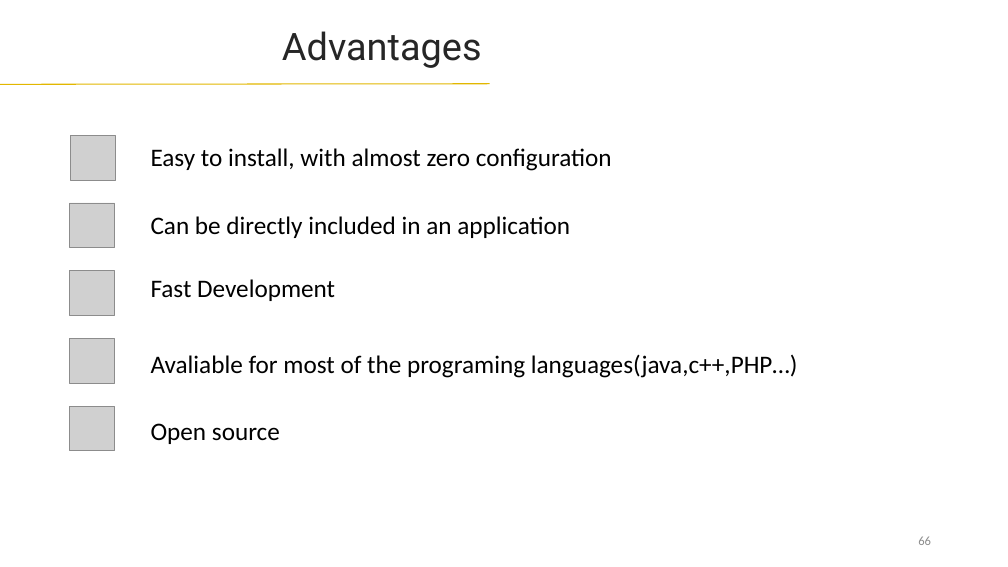
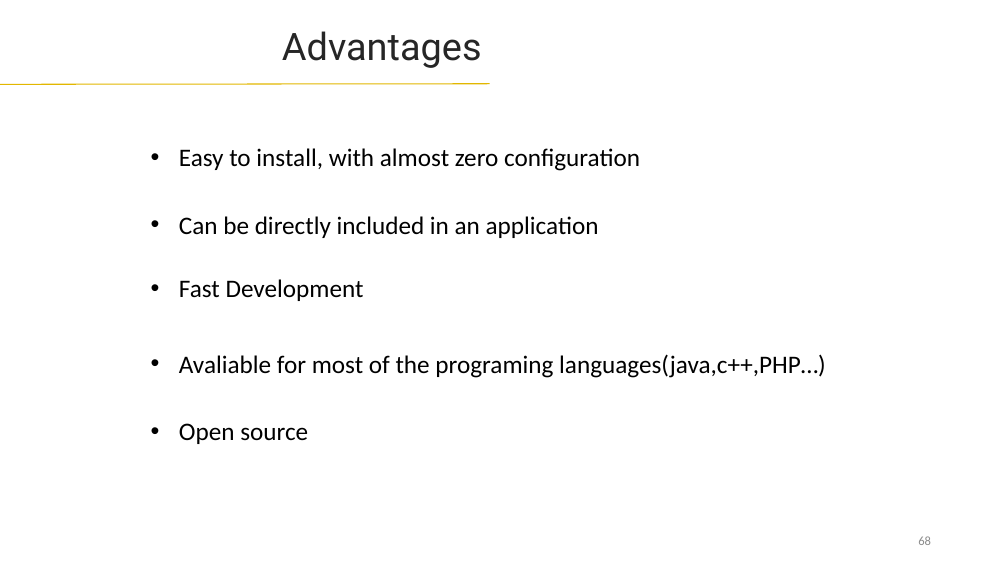
Before and after one commit to lahcenrahlaoui/Wingardium_Leviosaaaa, a slide deck: slide 68 of Presentation-projet-SQLite (1) - Copy.pptx (slide 66 before the commit). Drawn at 1008x567 pixels with LibreOffice and Linux fonts; fonts in the diff are those of the drawing; grey boxes stand for pictures. Boxes give left, top, right and bottom in pixels: in the first picture for what was removed or moved away, otherwise in the second. Text is boxed around its words. In the diff, an @@ line names an element or a change of style, - is before the commit and + after.

```diff
--- a/Presentation-projet-SQLite (1) - Copy.pptx
+++ b/Presentation-projet-SQLite (1) - Copy.pptx
@@ picture removed at <box>70,135,115,180</box> @@
@@ picture removed at <box>70,203,114,247</box> @@
@@ picture removed at <box>69,271,113,315</box> @@
@@ picture removed at <box>69,339,113,383</box> @@
@@ picture removed at <box>70,406,114,451</box> @@
@@ bullet none to • in 5 elements at <box>179,148,640,171</box>, <box>179,216,599,238</box>, <box>179,279,364,301</box>, <box>179,354,826,378</box>, <box>179,423,308,444</box> @@
```
Also in this commit, not shown: 27 other slides changed, 11 slides added, 10 slides removed.
